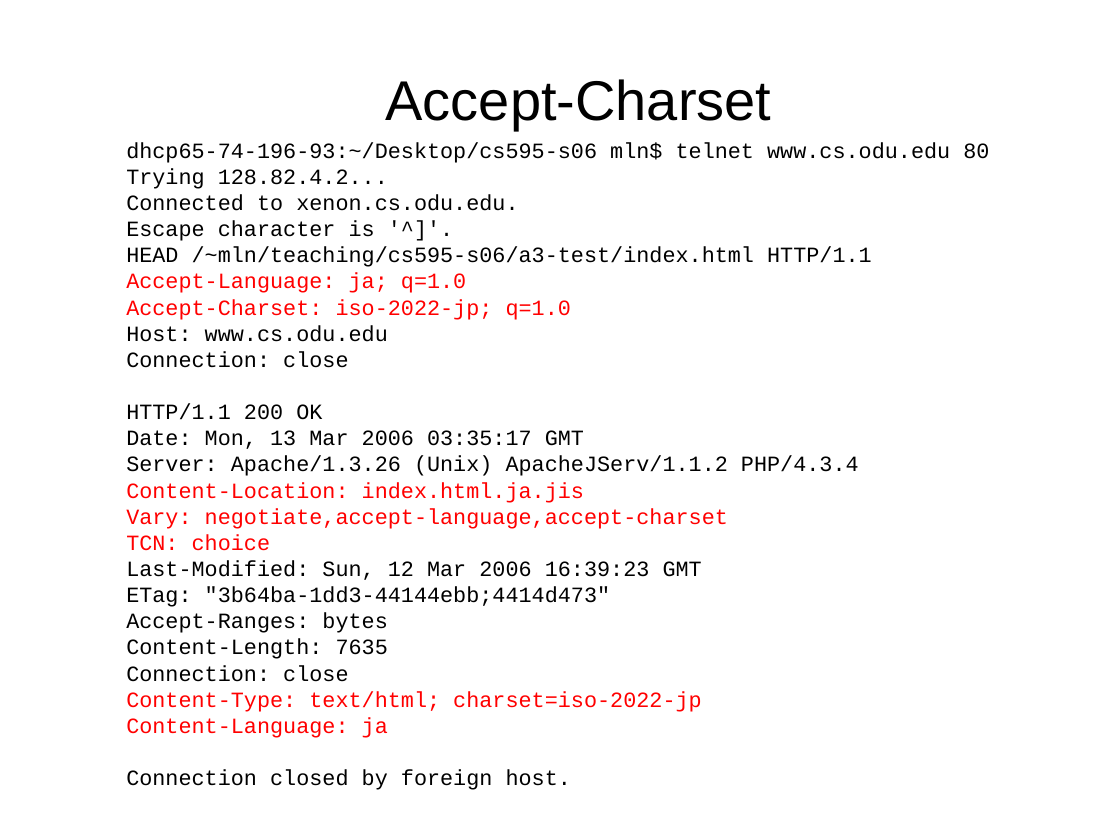
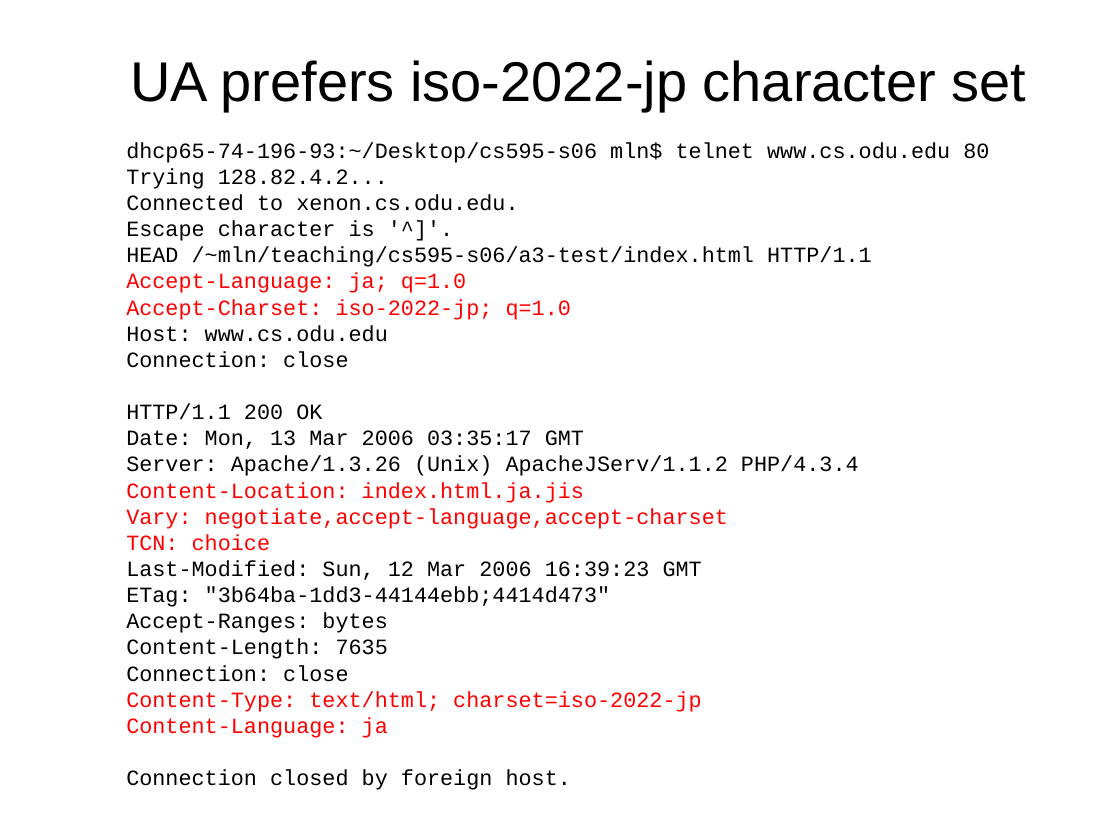
Before and after one commit to phonedude/cs531-f18, a slide deck: slide 20 of slides/week-09-content-negotiation.ppt. Drawn at 1120x840 pixels with LibreOffice and Linux fonts; fonts in the diff are those of the drawing. Boxes give left, top, right and bottom in pixels: in the first picture for what was removed or moved away, otherwise in the second. Text is boxed around its words. In the diff, an @@ line names an element or a change of style, - is before the commit and + after.

```diff
--- a/slides/week-09-content-negotiation.ppt
+++ b/slides/week-09-content-negotiation.ppt
@@ title added at [130,60,1027,111], 36 pt, text #000000 @@
+UA prefers iso-2022-jp character set
@@ title removed at [386,79,772,130] @@
-Accept-Charset
```
Also in this commit, not shown: 17 other slides changed, 1 slide added.
